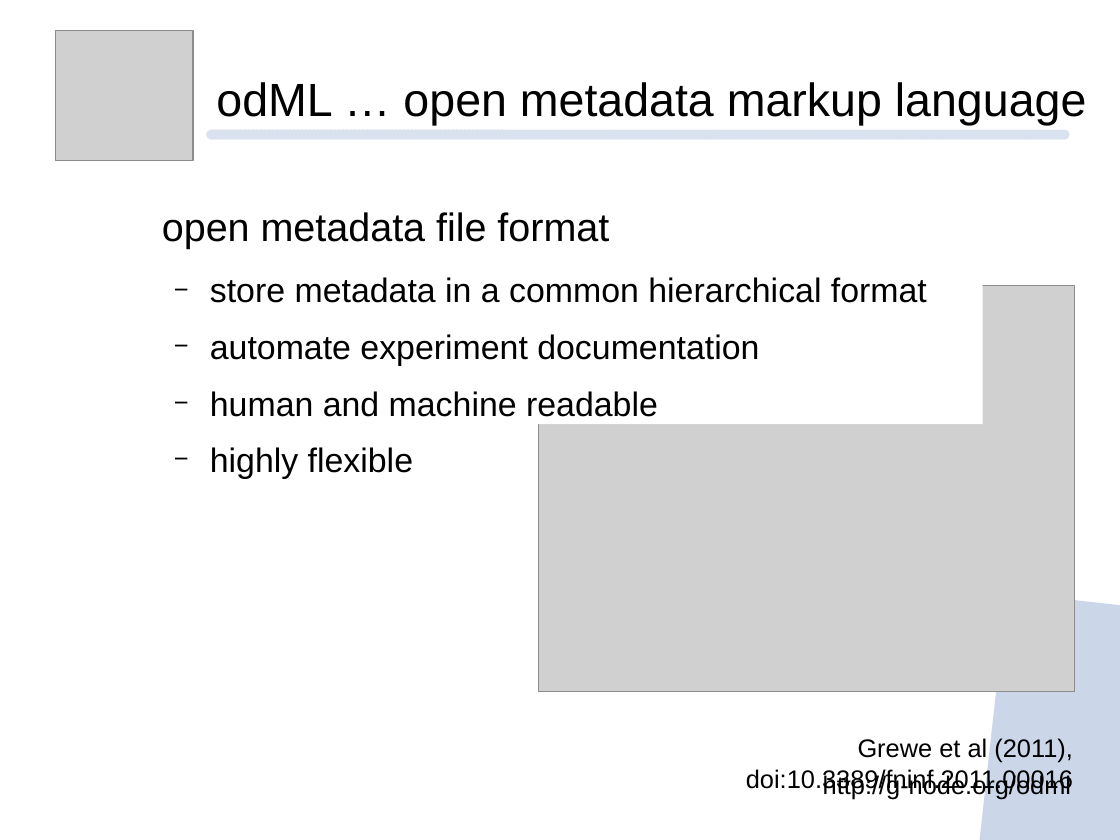
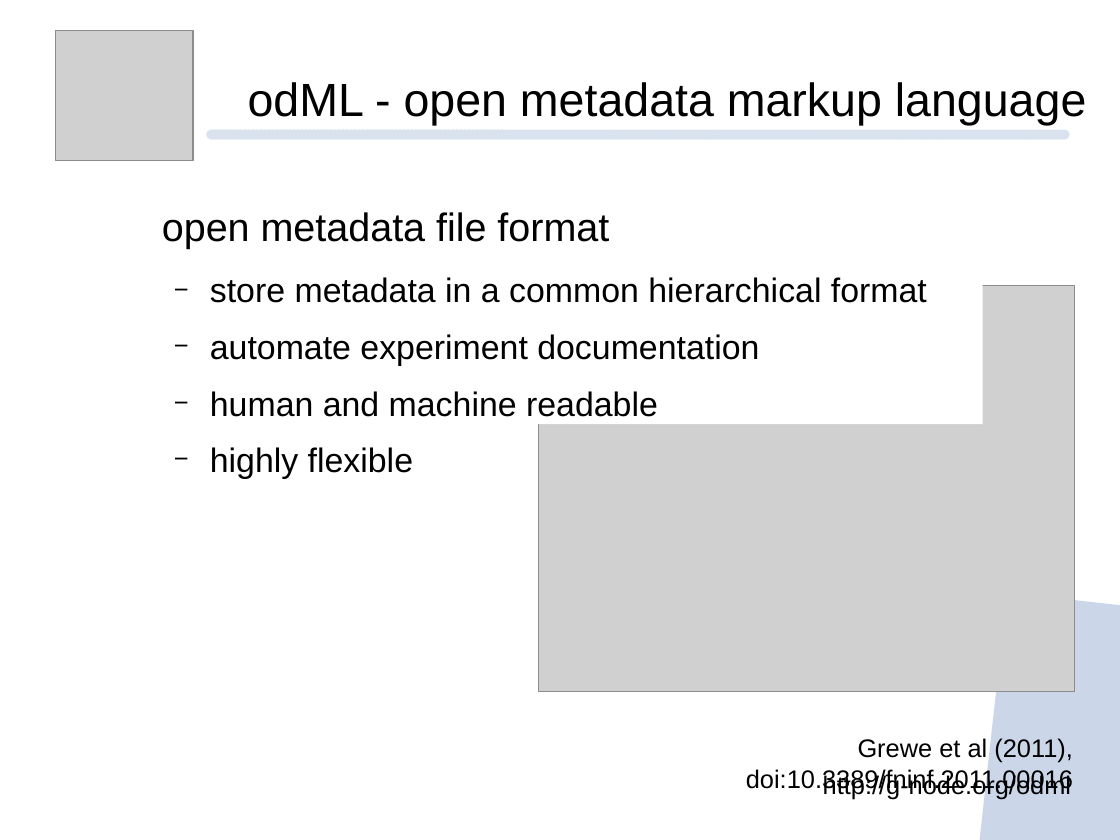
Before and after one commit to mpsonntag/prespost, a slide deck: slide 11 of 202009_BCCN_online/202009_BCCN_Online_conference.odp. Drawn at 1120x840 pixels with LibreOffice and Linux fonts; fonts in the diff are those of the drawing; grey boxes stand for pictures; background and template pictures are left out. Boxes give left, top, right and bottom in pixels: in the first picture for what was removed or moved away, otherwise in the second. Text is boxed around its words. In the diff, an @@ line names an element or a change of style, - is before the commit and + after.

```diff
--- a/202009_BCCN_online/202009_BCCN_Online_conference.odp
+++ b/202009_BCCN_online/202009_BCCN_Online_conference.odp
@@ text at box(248, 82, 1087, 126): text changed @@
-odML … open metadata markup language
+odML - open metadata markup language
```
Also in this commit, not shown: 9 other slides changed.
